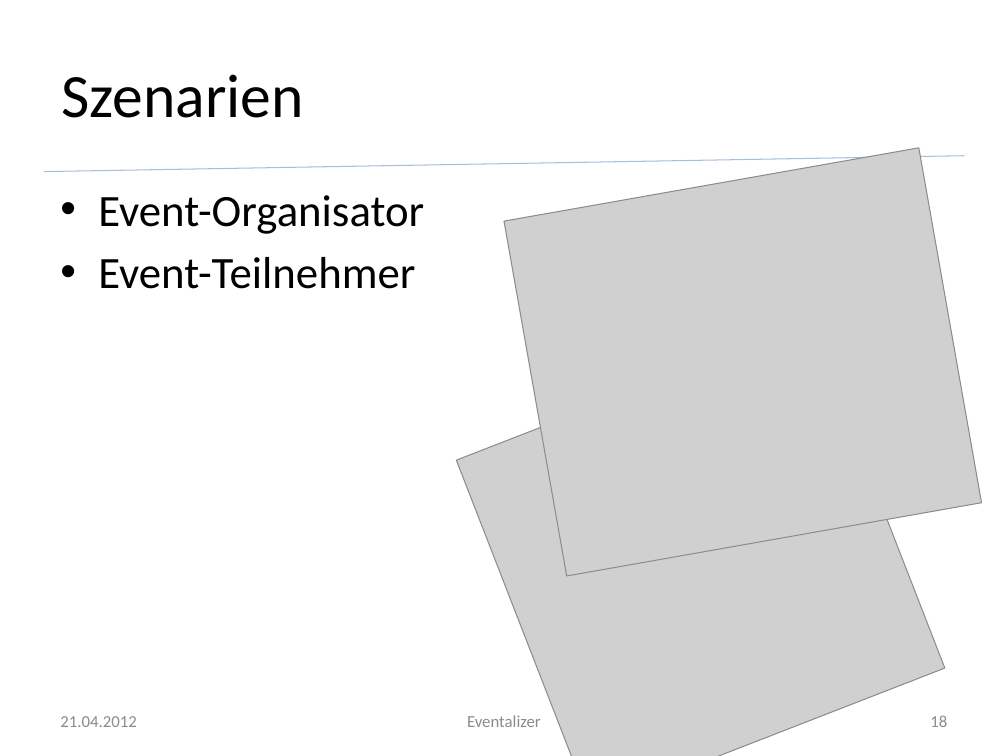
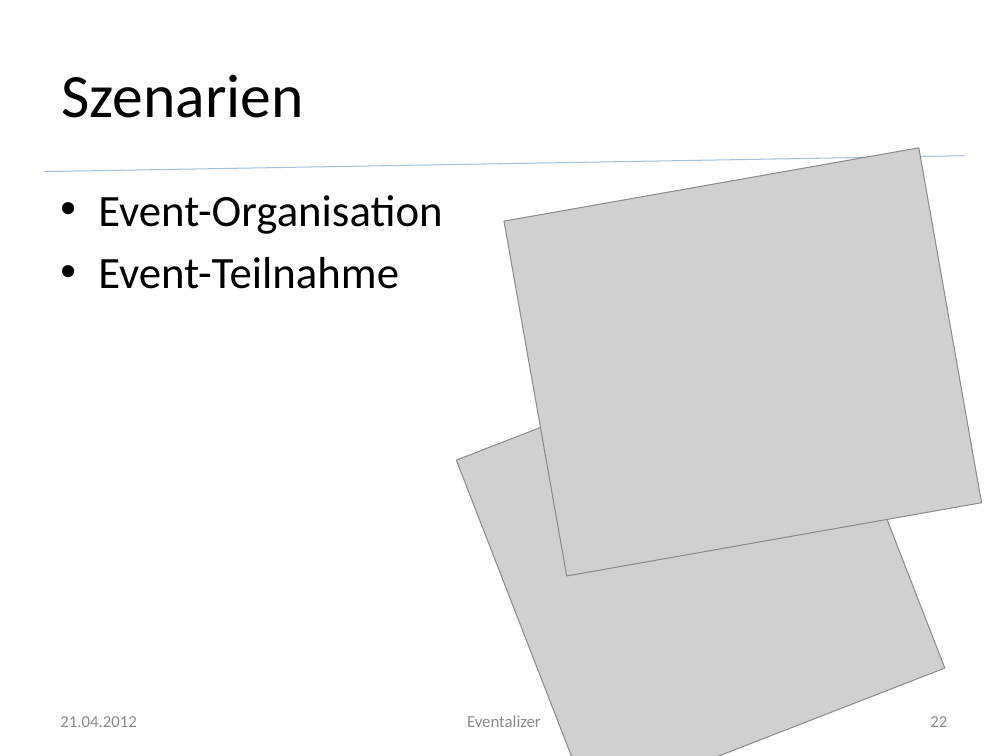
Before and after one commit to silkslostsoul/Eventalizer, a slide deck: slide 22 of Dokumente/Zwischenstand zum 2012 04 21.pptx (slide 18 before the commit). Drawn at 1008x756 pixels with LibreOffice and Linux fonts; fonts in the diff are those of the drawing; grey boxes stand for pictures; background and template pictures are left out. Boxes give left, top, right and bottom in pixels: in the first picture for what was removed or moved away, otherwise in the second. Text is boxed around its words. In the diff, an @@ line names an element or a change of style, - is before the commit and + after.

```diff
--- a/Dokumente/Zwischenstand zum 2012 04 21.pptx
+++ b/Dokumente/Zwischenstand zum 2012 04 21.pptx
@@ text at <box>98,195,442,289</box>: text changed @@
-• Event-Organisator
-• Event-Teilnehmer
+• Event-Organisation
+• Event-Teilnahme
@@ page number at <box>930,716,947,727</box>: text changed @@
-18
+22
```
Also in this commit, not shown: 3 other slides changed, 6 slides added, 5 other files.
